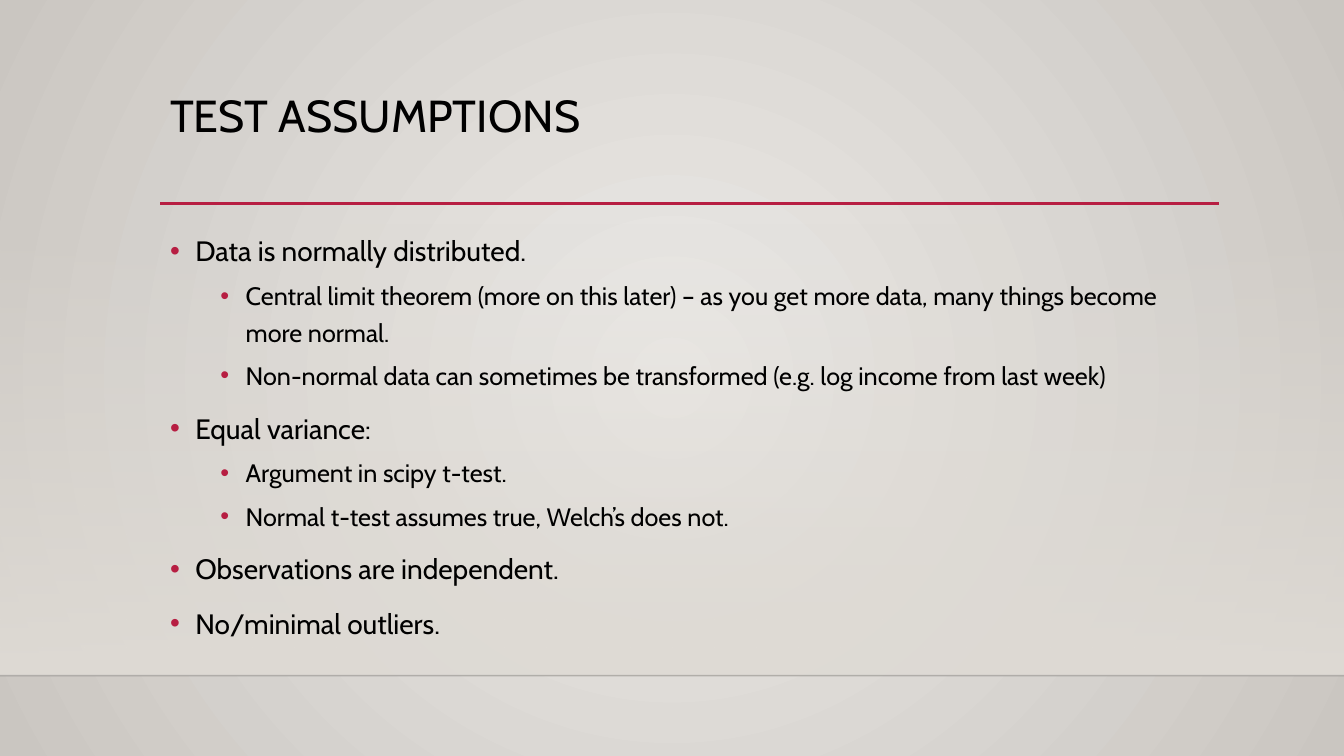
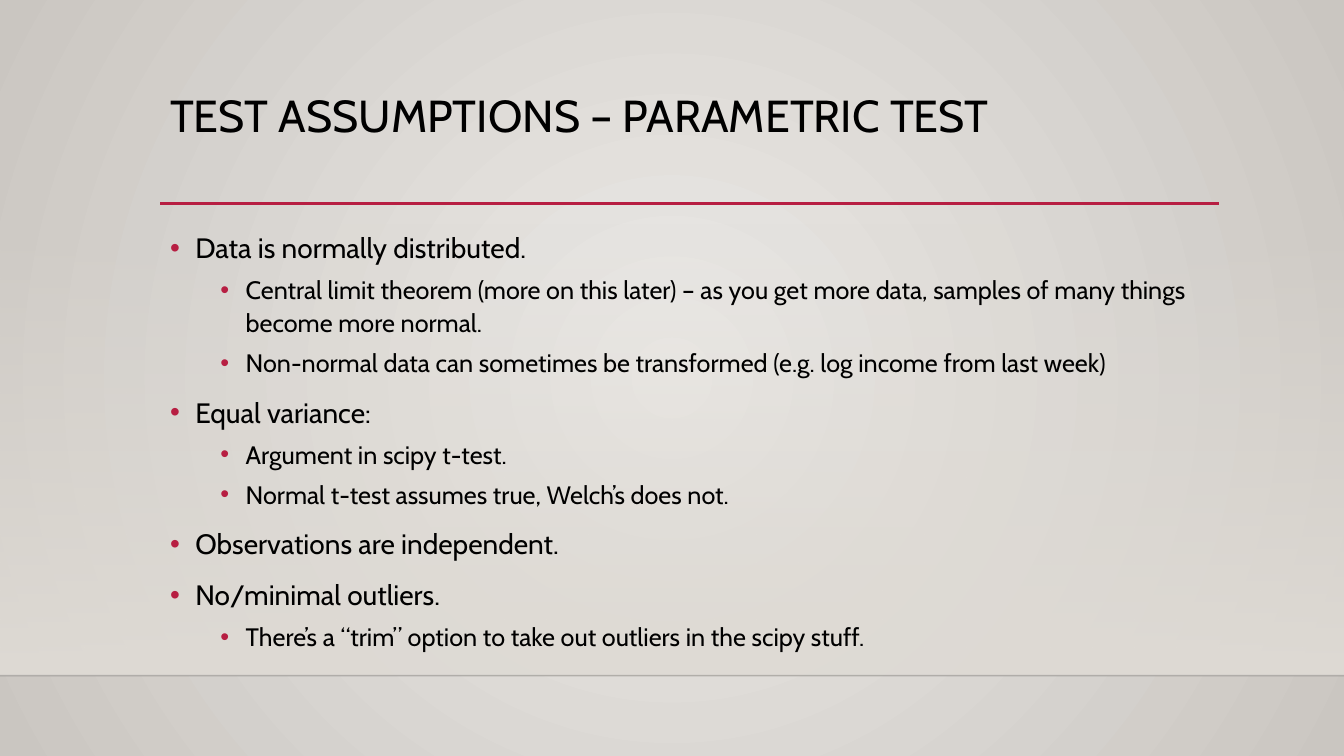
Before and after one commit to AkeemSemper/Basic_Stats_in_Python_Student_Workbooks, a slide deck: slide 13 of reference_material/slides/018_Hypothesis_Test.pptx (slide 12 before the commit). Drawn at 1344x756 pixels with LibreOffice and Linux fonts; fonts in the diff are those of the drawing; background and template pictures are left out. Boxes give left, top, right and bottom in pixels: in the first picture for what was removed or moved away, otherwise in the second. Text is boxed around its words. In the diff, an @@ line names an element or a change of style, - is before the commit and + after.

```diff
--- a/reference_material/slides/018_Hypothesis_Test.pptx
+++ b/reference_material/slides/018_Hypothesis_Test.pptx
@@ title at (x1=170, y1=100, x2=989, y2=133): text changed @@
-TEST ASSUMPTIONS
+TEST ASSUMPTIONS – PARAMETRIC TEST
@@ text at (x1=195, y1=237, x2=1106, y2=608): line spacing 1.2 to 1.1 @@
@@ text at (x1=246, y1=280, x2=1186, y2=333): text changed @@
-  • Central limit theorem (more on this later) – as you get more data, many things become more normal.
+  • Central limit theorem (more on this later) – as you get more data, samples of many things become more normal.
@@ text at (x1=246, y1=627, x2=864, y2=652): paragraph added @@
+  • There’s a “trim” option to take out outliers in the scipy stuff.
```
Also in this commit, not shown: 7 other slides changed, 1 slide added, 12 other files.
